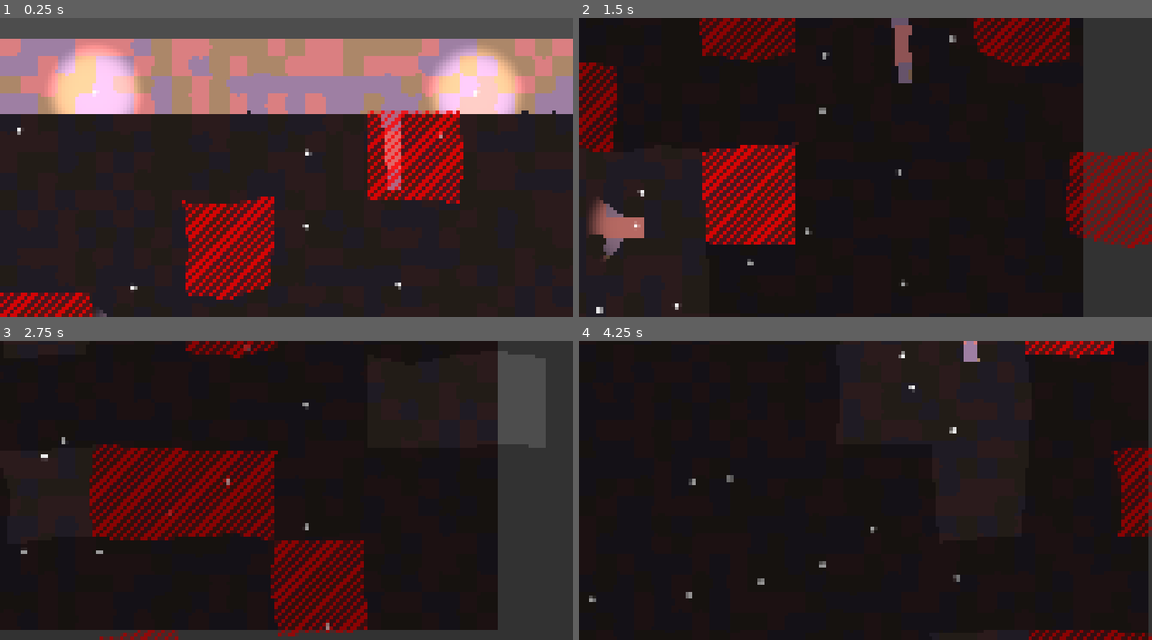
Above: before the commit, frames 1-4 (two rows, left to right).
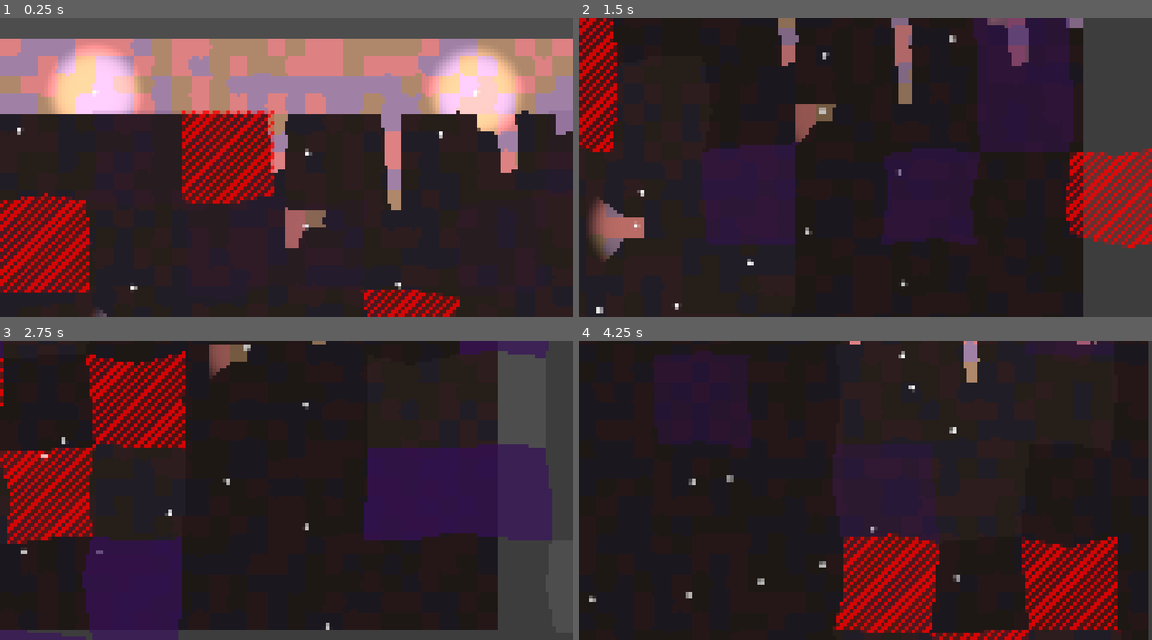
Above: after the commit, the same moments.

Repository: vincent-woelfer/dwarfs-diamonds
Game: Godot game, scene res://scenes/root.tscn
The game is run twice, just before and just after one commit, with the same random seed, the same clock (stepped at 60 frames per second) and the same inputs.
Inputs (mouse positions are in pixels of both pictures, inside the frame that each line leads up to):
- Up to frame 1 (0.25 s): no input
- Up to frame 2 (1.5 s): move the mouse to (991, 152) at 0.52 s; hold Right (ui_right) 0.53-1.28 s; hold S (cam_move_down) 0.53-1.28 s; click (991, 152) at 0.67 s; move the mouse to (750, 182) at 1.27 s; hold Down (ui_down) from 1.28 s (still down); tap A (cam_move_left) at 1.35 s
- Up to frame 3 (2.75 s): move the mouse to (343, 424) at 2.02 s; release Down (ui_down) at 2.03 s; hold Right (ui_right) from 2.03 s (still down); hold D (cam_move_right) from 2.03 s (still down)
- Up to frame 4 (4.25 s): move the mouse to (836, 550) at 2.77 s; release Right (ui_right) at 2.78 s; release D (cam_move_right) at 2.78 s; hold Up (ui_up) 2.78-3.53 s; tap W (cam_move_up) at 2.85 s; click (836, 550) at 2.92 s; move the mouse to (1037, 535) at 3.52 s; hold Left (ui_left) from 3.53 s (still down); hold S (cam_move_down) from 3.53 s (still down)

The runs differ from the first frame. In frame 1, 24% of the frame differs, in the area x 0-100%, y 30-100%; in frame 2, 26%; in frame 3, 34%, in the area x 0-100%, y 0-100%; in frame 4, 23%.

Commit message:
Fix stencil bit encoding, add mining_process

Diff:
--- a/scenes/root.tscn
+++ b/scenes/root.tscn
@@ -12,14 +12,11 @@
 [sub_resource type="ShaderMaterial" id="ShaderMaterial_sqa0i"]
 resource_local_to_scene = true
 shader = ExtResource("4_sqa0i")
-shader_parameter/highlight_stripe_color = Color(1, 0, 0, 0.8)
-shader_parameter/highlight_gap_color = Color(1, 0, 0, 0.2)
+shader_parameter/STENCIL_TEXTURE = SubResource("ViewportTexture_jh1ax")
 shader_parameter/divisions = 128.0
 shader_parameter/stripe_bias = 1.75
 shader_parameter/speed = 0.015
 shader_parameter/angle = 0.7854
-shader_parameter/STENCIL_TEXTURE = SubResource("ViewportTexture_jh1ax")
-shader_parameter/blur_radius = 1000.0
 
 [node name="root" type="Node2D"]
 visibility_layer = 3
--- a/shaders/StencilPostProcess.gdshader
+++ b/shaders/StencilPostProcess.gdshader
@@ -1,47 +1,23 @@
 shader_type canvas_item;
 render_mode blend_disabled, unshaded;
 
+// Textures
+uniform sampler2D SCREEN_TEXTURE : hint_screen_texture, repeat_disable;
+uniform sampler2D STENCIL_TEXTURE : source_color, repeat_disable, filter_nearest;
+
 // Parameters
-uniform vec4 highlight_stripe_color : source_color = vec4(1.0, 0.0, 0.0, 0.8);
-uniform vec4 highlight_gap_color : source_color = vec4(1.0, 0.0, 0.0, 0.2);
+const vec4 highlight_stripe_color = vec4(1.0, 0.0, 0.0, 0.8);
+const vec4 highlight_gap_color = vec4(1.0, 0.0, 0.0, 0.2);
 
 uniform float divisions : hint_range(1.0, 256.0) = 128.0;
 uniform float stripe_bias : hint_range(1.0, 10.0) = 1.75;
 uniform float speed : hint_range(0.0, 10.0) = 0.015;
 uniform float angle : hint_range(0.0, 6.283) = 0.7854; // radians
 
-uniform sampler2D SCREEN_TEXTURE : hint_screen_texture, repeat_disable;
-uniform sampler2D STENCIL_TEXTURE: repeat_disable, filter_nearest;
 
-// BLUR
-uniform float blur_radius : hint_range(0.0, 1000.0) = 1000.0;
+// Mining = 54, 15, 90
+const vec4 mining_color = vec4(0.211, 0.058, 0.352, 0.8);
 
-
-////////////////////////////////////////////////////////////////////////////////////////
-// Gaussian Blur Functions - ONLY GREEN CHANNEL
-float blur_horizontal(sampler2D tex, vec2 uv, float radius) {
-    float col = 0.0;
-    float w_sum = 0.0;
-
-    for (int i = -4; i <= 4; i++) {
-        float weight = exp(-float(i*i) / (2.0 * radius * radius));
-        col += texture(tex, uv + vec2(float(i*5) / float(textureSize(tex, 0).x), 0.0)).g * weight;
-        w_sum += weight;
-    }
-    return col / w_sum;
-}
-
-float blur_vertical(sampler2D tex, vec2 uv, float radius) {
-    float col = 0.0;
-    float w_sum = 0.0;
-
-    for (int i = -4; i <= 4; i++) {
-        float weight = exp(-float(i*i) / (2.0 * radius * radius));
-        col += texture(tex, uv + vec2(0.0, float(i*5) / float(textureSize(tex, 0).y))).g * weight;
-        w_sum += weight;
-    }
-    return col / w_sum;
-}
 
 ////////////////////////////////////////////////////////////////////////////////////////
 void fragment() {
@@ -51,18 +27,21 @@
     // Sample Textures with correct UV
     vec4 screen_color = texture(SCREEN_TEXTURE, uv);
     vec4 stencil_color = texture(STENCIL_TEXTURE, uv);
-    int stencil_bits = int(stencil_color.r * 255.0 + 0.5);
 
-    // Flags in red channel. Bit 0 = highlight
-    bool highlight = (stencil_bits & (1 << 0)) != 0;
+    // Convert normalized color to 8-bit integer channels
+    int stencil_r8 = int(round(stencil_color.r * 255.0));
+    int stencil_g8 = int(round(stencil_color.g * 255.0));
+    int stencil_b8 = int(round(stencil_color.b * 255.0));
 
-    // Solid is green channel > 0.5
-    bool is_solid = (stencil_color.g > 0.5);
+    // --- RED channel flags ---
+    bool highlight = (stencil_r8 & (1 << 0)) != 0;
+    bool is_solid  = (stencil_r8 & (1 << 1)) != 0;
 
-    // BLUR
-    // float blur_h = blur_horizontal(STENCIL_TEXTURE, uv, blur_radius);
-    // float blur_v = blur_vertical(STENCIL_TEXTURE, uv, blur_radius);
-    // float blur_strength = (blur_h + blur_v) * 0.5;
+    // --- GREEN channel fields ---
+    // Extract 3-bit field starting at bit 0, then normalize to [0.0, 1.0]
+    int mining_process_bits = (stencil_g8 >> 0) & 7;
+    float mining_process = float(mining_process_bits) / 7.0;
+
 
     // Correct UV for aspect ratio for strip generation only
     float aspect = SCREEN_PIXEL_SIZE.x / SCREEN_PIXEL_SIZE.y;
@@ -72,24 +51,32 @@
     float w = cos(angle) * uv_stripes.x + sin(angle) * uv_stripes.y - speed * TIME;
     float stripe = floor(mod(w * divisions, stripe_bias));
 
-    // Choose stripe color
-    vec4 highlight_color = (stripe >= 0.5)
-        ? mix(screen_color, highlight_stripe_color, highlight_stripe_color.a)
-        : mix(screen_color, highlight_gap_color, highlight_gap_color.a);
 
-    COLOR = highlight ? highlight_color : screen_color;
+    COLOR = screen_color;
 
-    // If solid, darken the color a bit
+    // SOLID
     if (is_solid) {
-        // blur_strength is [0, 1], 1 meaning total green = total solid
-        // float darken_factor = mix(1.0, 0.2, blur_strength);
-        // float darken_factor = mix(0.7, 0.2, pow(blur_strength, 3.0));
-        float darken_factor = 0.65;
+        float darken_factor = 0.8;
         COLOR.rgb *= darken_factor;
+    }
 
-        // Border Drawing
-        // if (blur_strength <= 0.9) {
-            // COLOR.r = 1.0;
-        // }
+    // MINING
+    if (mining_process > 0.0) {
+        vec3 mining_overlay = mix(screen_color.rgb, mining_color.rgb, mining_color.a);
+        COLOR.rgb = mix(COLOR.rgb, mining_overlay, mining_process);
     }
+
+    // HIGHLIGHT
+    if (highlight) {
+        // Choose stripe color
+        vec4 highlight_color = (stripe >= 0.5)
+            ? mix(COLOR, highlight_stripe_color, highlight_stripe_color.a)
+            : mix(COLOR, highlight_gap_color, highlight_gap_color.a);
+
+        COLOR = highlight_color;
+    }
+
+
+
+
 }
--- a/src/Cell.gd
+++ b/src/Cell.gd
@@ -15,6 +15,8 @@
 var is_solid: bool
 var is_selected: bool = false
 
+var mining_process: float = 0.0
+
 # Visuals
 var background_poly: Polygon2D
 var stencil_poly: Polygon2D
@@ -27,7 +29,9 @@
 var collision_area: Area2D
 var collision_poly: CollisionPolygon2D
 
-static var unshaded_material: CanvasItemMaterial = preload("res://assets/materials/unshaded_material.tres")
+
+# Material
+var unshaded_material: CanvasItemMaterial = preload("res://assets/materials/unshaded_material.tres")
 
 # Methods
 func _init(_grid_pos: Vector2i, _type: CellType, _is_solid: bool) -> void:
@@ -36,6 +40,7 @@
 	self.is_solid = _is_solid
 
 	self.is_selected = randf() < 0.1
+	self.mining_process = 0.1 if randf() < 0.2 else 0.0
 
 func _ready() -> void:
 	# Required for chilren to be able to use these layers
@@ -86,14 +91,31 @@
 
 	background_poly.color = Colors.get_cell_color(type, is_solid)
 
-	# Set Stencild Colors. Dont write to alpha, this is done only once to show/hide stencil in editor vs game
-	# Update selected stencil
+	if mining_process > 0.0:
+		mining_process += delta * 0.3
+		mining_process = clampf(mining_process, 0.0, 1.0)
+
+		if mining_process >= 1.0:
+			mining_process = 0.001
+
+	_encode_stencil_buffer()
+
+
+# Set Stencil Colors. Dont write to alpha, this is done only once to show/hide stencil in editor vs game
+func _encode_stencil_buffer() -> void:
+	# Encode flags in RED channel
 	stencil_poly.color.r8 = 0
 	stencil_poly.color.r8 |= (1 << 0) if is_selected else 0
+	stencil_poly.color.r8 |= (1 << 1) if is_solid else 0
+
+	# Encode numbers in GREEN channel
+	stencil_poly.color.g8 = 0
+	# Mining Process in 3 bits
+	stencil_poly.color.g8 |= Util.encode_into_bits(mining_process, 0, 3)
 
 
-	# Update solid stencil
-	stencil_poly.color.g8 = 255 if is_solid else 0
+	# BLUE channel
+	stencil_poly.color.b8 = 0
 
 
 # func _get_cell_colors(color: Color) -> PackedColorArray:
--- a/src/Level.gd
+++ b/src/Level.gd
@@ -19,7 +19,8 @@
 
 	# Darkness
 	var darkness := CanvasModulate.new()
-	darkness.color = Color(0.75, 0.75, 0.75)
+	var d := 0.8
+	darkness.color = Color(d, d, d, 1.0)
 	add_child(darkness)
 
 	# Wandering Lights
@@ -59,8 +60,9 @@
 			var type: Cell.CellType = Cell.CellType.values().pick_random()
 
 			# Is Solid
-			var fac := 15.0
-			var is_solid: bool = image.get_pixel(roundi(x * fac), roundi(y * fac)).r > 0.3
+			var noise_scale := 15.0
+			var threshold_above_is_solid := 0.35
+			var is_solid: bool = image.get_pixel(roundi(x * noise_scale), roundi(y * noise_scale)).r > threshold_above_is_solid
 			if y <= 3:
 				is_solid = false
 
--- a/src/Util.gd
+++ b/src/Util.gd
@@ -43,6 +43,24 @@
 	var n := x_ * 73856093 ^ y_ * 19349663 ^ z * 83492791
 	n = n & 0x7fffffff
 	return float(n % 10001) / 10000.0
+
+
+########################################################################
+# BIT STUFF
+########################################################################
+# Encodes a normalized float (0.0–1.0) into an integer bitfield
+# value     – float in range [0.0, 1.0]
+# num_bits  – how many bits to use (e.g. 3 bits → values 0–7)
+# start_bit – where in the integer to place the bits (bit offset)
+static func encode_into_bits(value: float, start_bit: int, num_bits: int) -> int:
+	value = clampf(value, 0.0, 1.0)
+
+	# e.g. 3 bits -> 7
+	var max_val: int = (1 << num_bits) - 1
+	# scale into 0..max_val
+	var quantized: int = clampi(roundi(value * max_val), 0, max_val)
+	# shift into correct position
+	return quantized << start_bit
 
 
 ########################################################################
--- a/src/autoloads/Global.gd
+++ b/src/autoloads/Global.gd
@@ -15,6 +15,10 @@
 # Aspect setting "expand" = both width and height change with aspect ratio. Both will never be smaller than the base size (3840x2160),
 # one will always be larger or exact base size.
 
+# Relevant Game Objects
+# @onready var camera: Camera = get_tree().root.get_node("Camera")
+# @onready var level: Level = get_tree().root.get_node("Level")
+
 func _ready() -> void:
 	# Hook into window size changes
 	get_viewport().connect("size_changed", Callable(self, "_on_window_size_changed"))
@@ -26,6 +30,10 @@
 		pass
 		# Input.mouse_mode = Input.MOUSE_MODE_CAPTURED
 		# Input.mouse_mode = Input.MOUSE_MODE_CONFINED
+
+
+func _process(delta: float) -> void:
+	pass
 
 # React to keyboard inputs to directly trigger events
 func _input(event: InputEvent) -> void:
